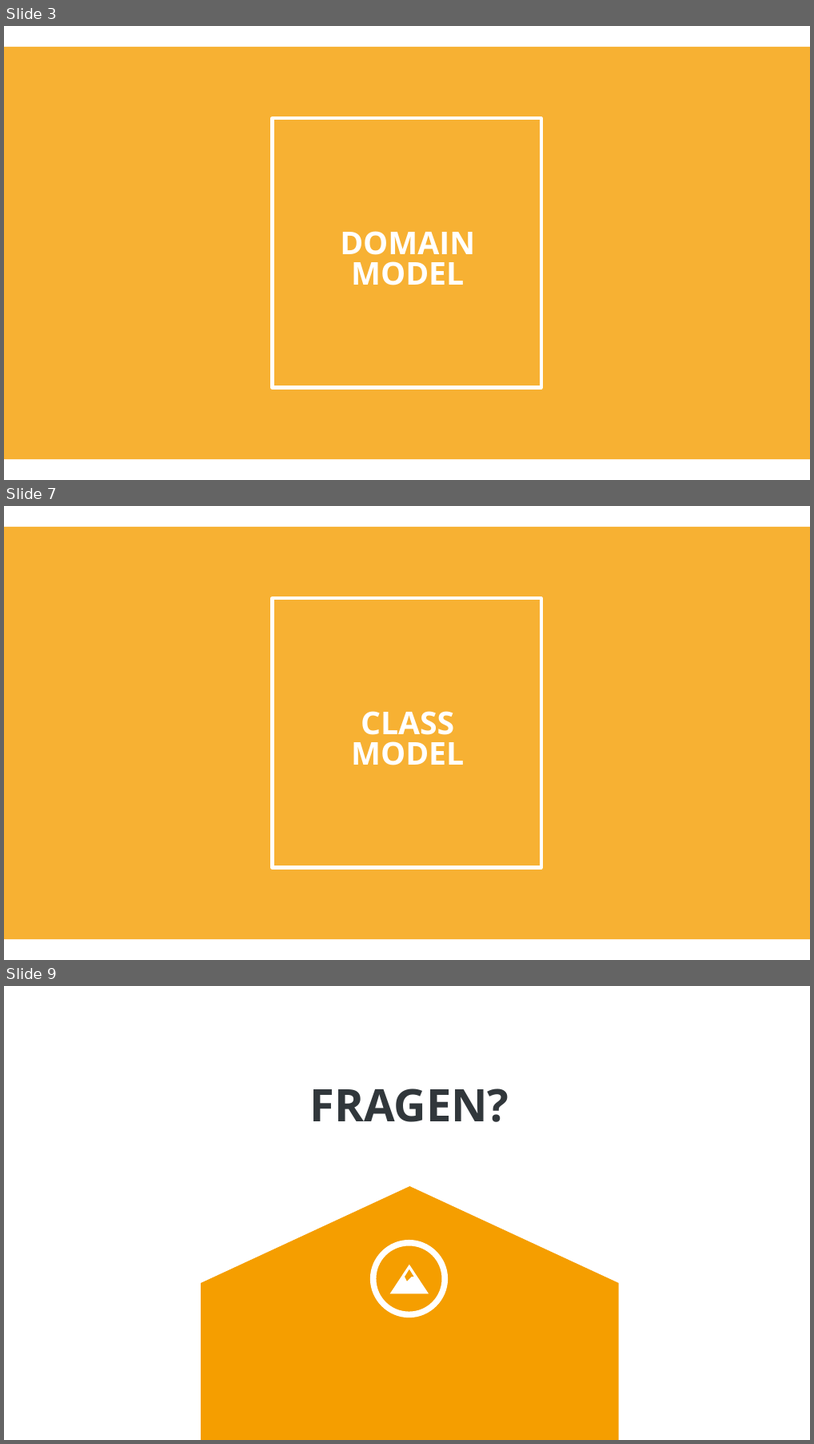
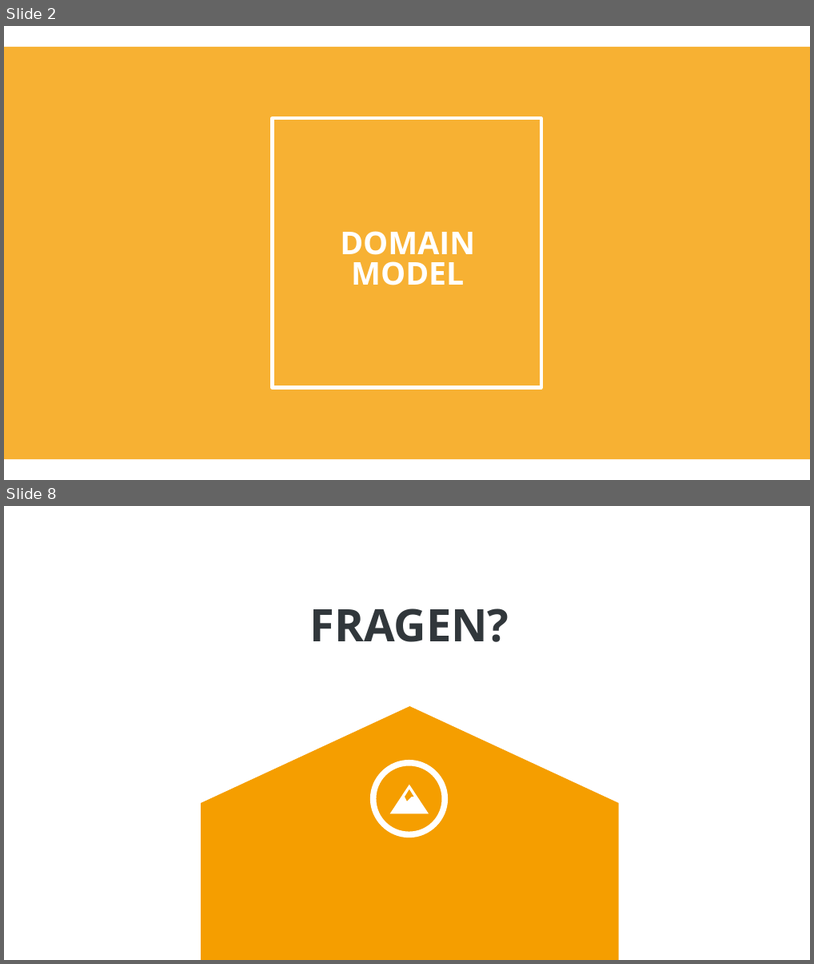
Before and after one commit to soed2020-teamorange/ch.bfh.bti7081.s2020.orange, a slide deck: doc/tasks/task_04/task04.pptx. Shown one above the other, each under a label of ours: slides 3, 7 and 9 before the commit, slides 2 and 8 after it; the slides between them are not shown. The pictures are 814x1444 and 814x964 pixels, drawn with LibreOffice and Linux fonts; fonts in the diff are those of the drawing. Boxes give left, top, right and bottom in pixels: in the first picture for what was removed or moved away, otherwise in the second. Text is boxed around its words. In the diff, an @@ line names an element or a change of style, - is before the commit and + after.

Commit message:
Class diagramm; divers

```diff
--- a/doc/tasks/task_04/task04.pptx
+++ b/doc/tasks/task_04/task04.pptx
@@ slide 7 removed at [4,506,810,960], background #FFFFFF; not listed: 6 template elements that a slide beside it also shows @@
@@ rectangle removed at [4,527,810,939] @@
@@ rectangle removed at [273,599,542,868] @@
@@ text removed at [351,711,464,765] @@
-CLASS
-MODEL
@@ what was slide 3 is now slide 2 @@
@@ what was slide 9 is now slide 8 @@
```
Also in this commit, not shown: 1 slide changed, 5 slides added, 5 other slides removed, 8 other files.
